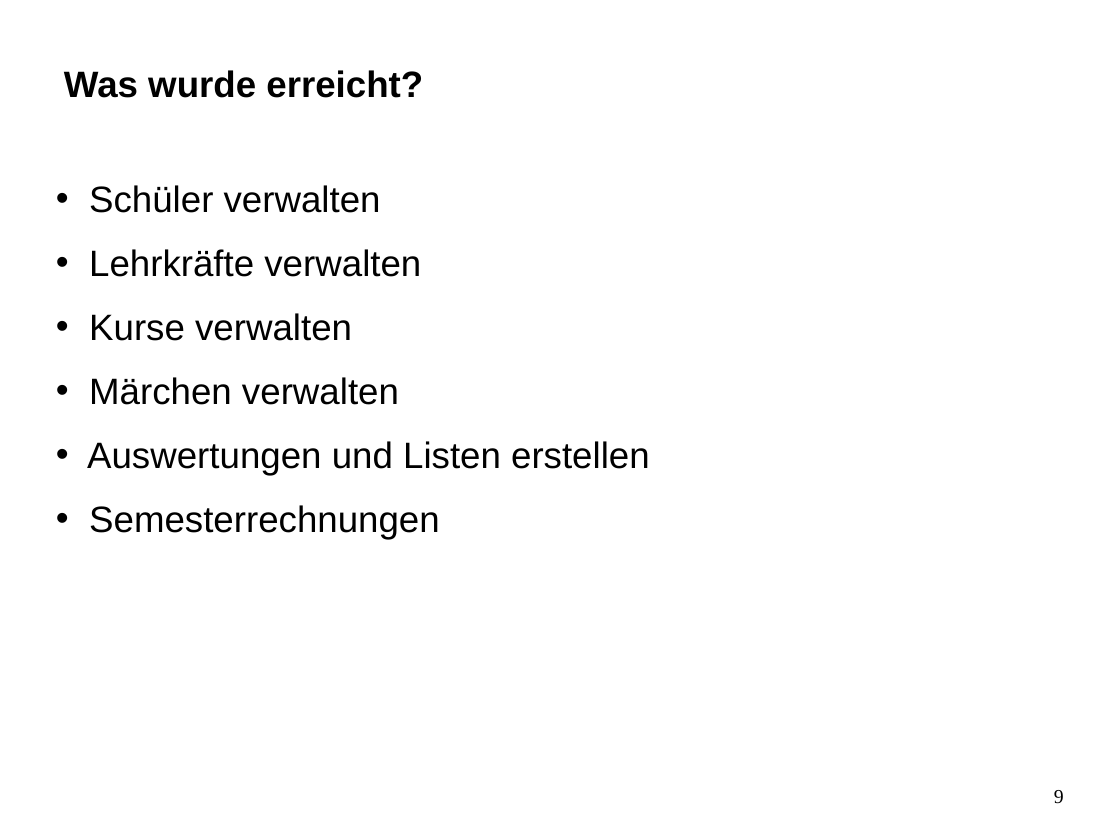
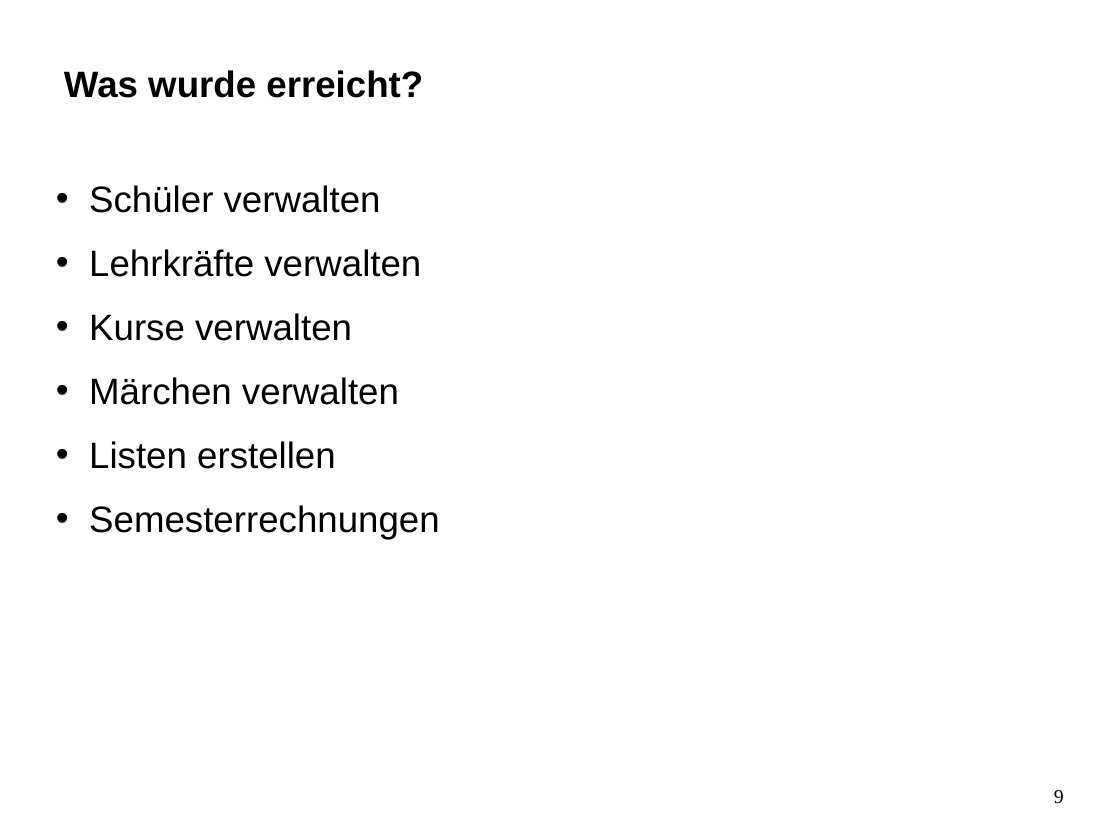
Before and after one commit to marschraner/svm, a slide deck: slide 9 of doc/05_Schlusspraesentation/Schlusspraesentation.odp. Drawn at 1120x840 pixels with LibreOffice and Linux fonts; fonts in the diff are those of the drawing; background and template pictures are left out. Boxes give left, top, right and bottom in pixels: in the first picture for what was removed or moved away, otherwise in the second. Text is boxed around its words. In the diff, an @@ line names an element or a change of style, - is before the commit and + after.

```diff
--- a/doc/05_Schlusspraesentation/Schlusspraesentation.odp
+++ b/doc/05_Schlusspraesentation/Schlusspraesentation.odp
@@ text at bbox=[89, 441, 336, 469]: text changed @@
-• Auswertungen und Listen erstellen
+• Listen erstellen
```
Also in this commit, not shown: 7 other slides changed, 2 slides added, 18 other files.
